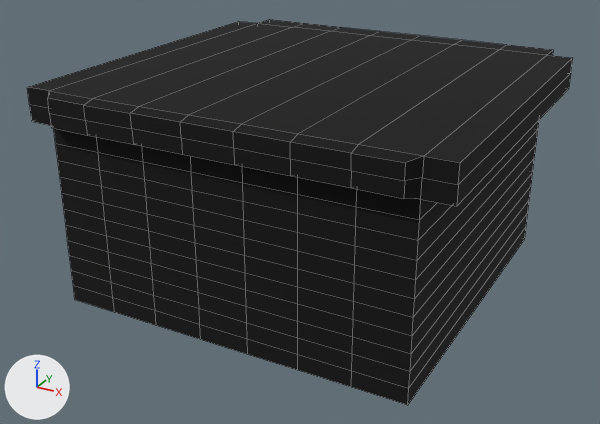
The OBJ model Project/Project/Resources/Enemy_Base/Enemy_Base.obj, before and after one commit.
The view is the same before and after, from a 50 mm camera at (5.18, -9.92, 5.81) aimed at (-0.25, -0.04, 0.87). Lighting does not change. The marker at lower left points along +X, +Y and +Z. Mesh edges are drawn as thin lines. Where no turn or scale is listed for an object, it has been applied to the vertices. Vertices at the same position are counted once.

Names of what the first picture shows: 'Enemy_Base'.
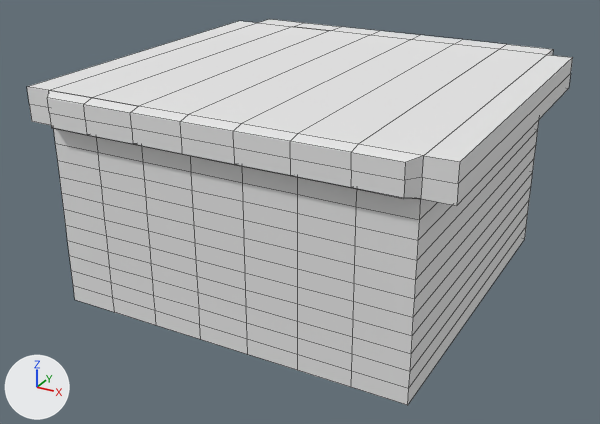
The change in detail:
Material 'tower:lambert7SG' (mat_tower_lambert7sg) is new.
Its base color is (0.8, 0.8, 0.8) (white #e7e7e7).
Its roughness is 1.0.
Material 'blinn3SG' (mat_blinn3sg) is new.
Its base color is (0.8, 0.8, 0.8) (white #e7e7e7).
Its roughness is 1.0.
me_enemy_base is used by ob_enemy_base; location (0.0, 0.0, 0.0).
me_enemy_base had 310 vertices, 306 faces and spanned x -2.88..2.88, y -2.66..3.46, z -0.04..3.0.
me_enemy_base now has 372 vertices, 350 faces and spans x -2.88..2.88, y -2.66..3.46, z -0.04..3.01.
me_enemy_base part 1: a new loose piece of 134 vertices spanning x -2.88..2.88, y -2.66..2.91, z 2.55..3.01, in mat_tower_lambert7sg (white #e7e7e7).
Part 2, on me_enemy_base:
72 vertices are removed from x -2.88..2.88, y -2.66..2.91, z 2.54..3.0.
80 faces are deleted.
me_enemy_base part 3: 220 faces spanning x -2.5..2.5, y -2.66..2.5, z 0.0..2.58 switch from mat_blinn2sg (picture img_black_jpg) to mat_blinn3sg (white #e7e7e7).
me_enemy_base now uses material mat_tower_lambert7sg (white #e7e7e7).

Changed parts and their boxes (x1, y1, x2, y2) in the pictures (600 x 424 px):
'Enemy_Base', reshaped: before (27, 20, 573, 405); after (27, 19, 573, 405)
part 1 of me_enemy_base, added: after (27, 19, 573, 206)
part 2 of me_enemy_base, deleted (black): before (27, 20, 573, 206)
part 3 of me_enemy_base, recoloured (black to grey): (54, 121, 539, 405) in both
